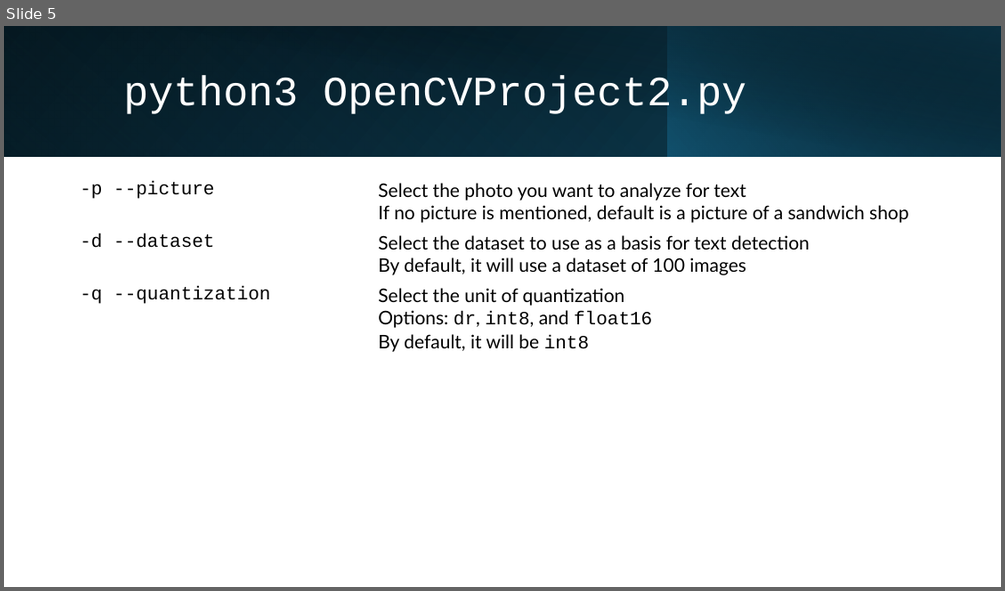
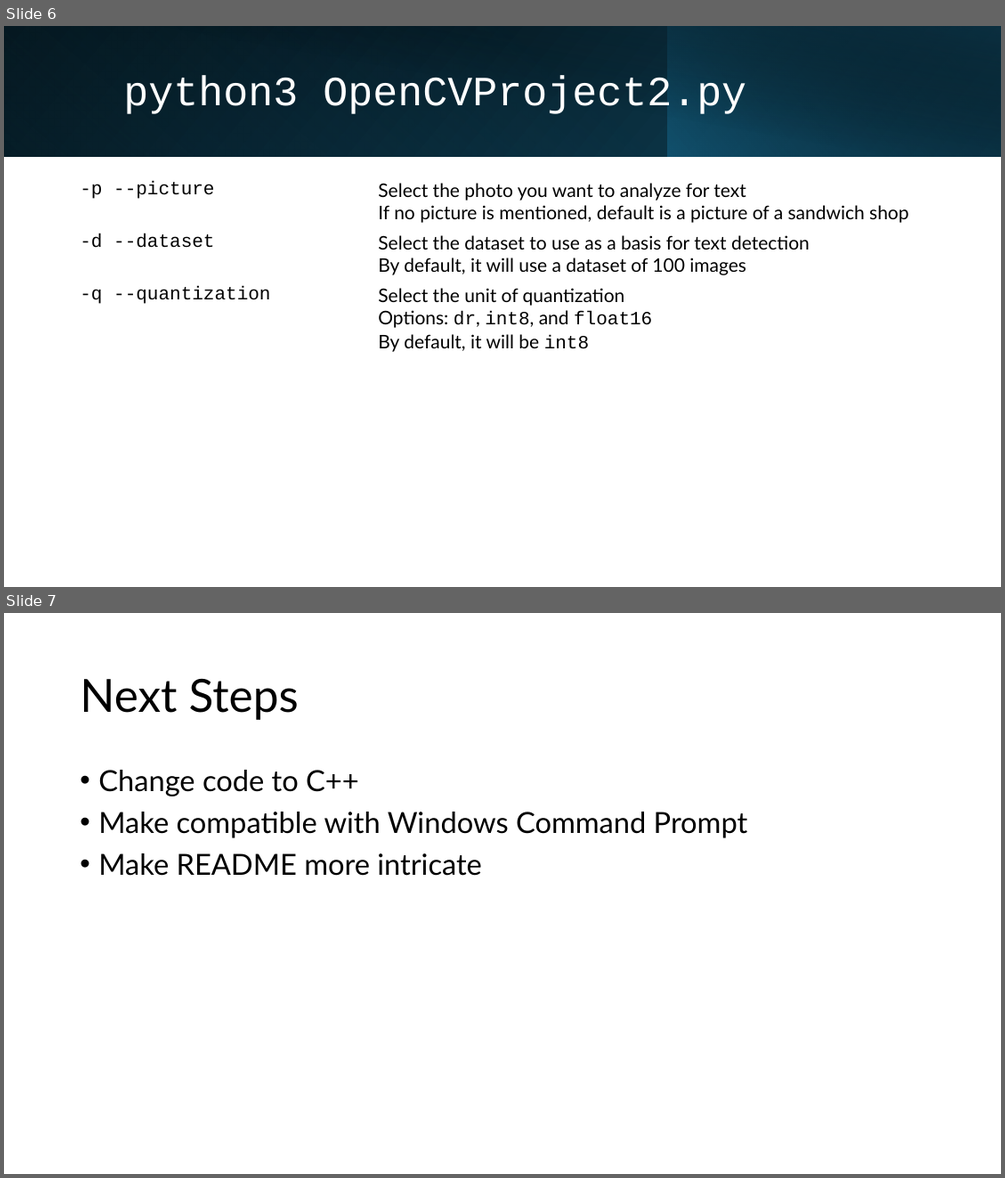
Before and after one commit to ddentona/Image-Text-Detection-OpenCV, a slide deck: Slide Information.pptx. Shown one above the other, each under a label of ours: slide 5 before the commit, slides 6 and 7 after it. The pictures are 1005x591 and 1005x1178 pixels, drawn with LibreOffice and Linux fonts; fonts in the diff are those of the drawing. Boxes give left, top, right and bottom in pixels: in the first picture for what was removed or moved away, otherwise in the second. Text is boxed around its words. In the diff, an @@ line names an element or a change of style, - is before the commit and + after.

```diff
--- a/Slide Information.pptx
+++ b/Slide Information.pptx
@@ slide 7 added at box(4, 613, 1001, 1174), background #FFFFFF @@
@@ title added at box(80, 679, 299, 720), 44 pt, text #000000 @@
+Next Steps
@@ text added at box(98, 770, 748, 876), 28 pt, text #000000 @@
+• Change code to C++
+• Make compatible with Windows Command Prompt
+• Make README more intricate
@@ what was slide 5 is now slide 6 @@
```
Also in this commit, not shown: 1 slide changed, 1 other slide added, 6 other files.
